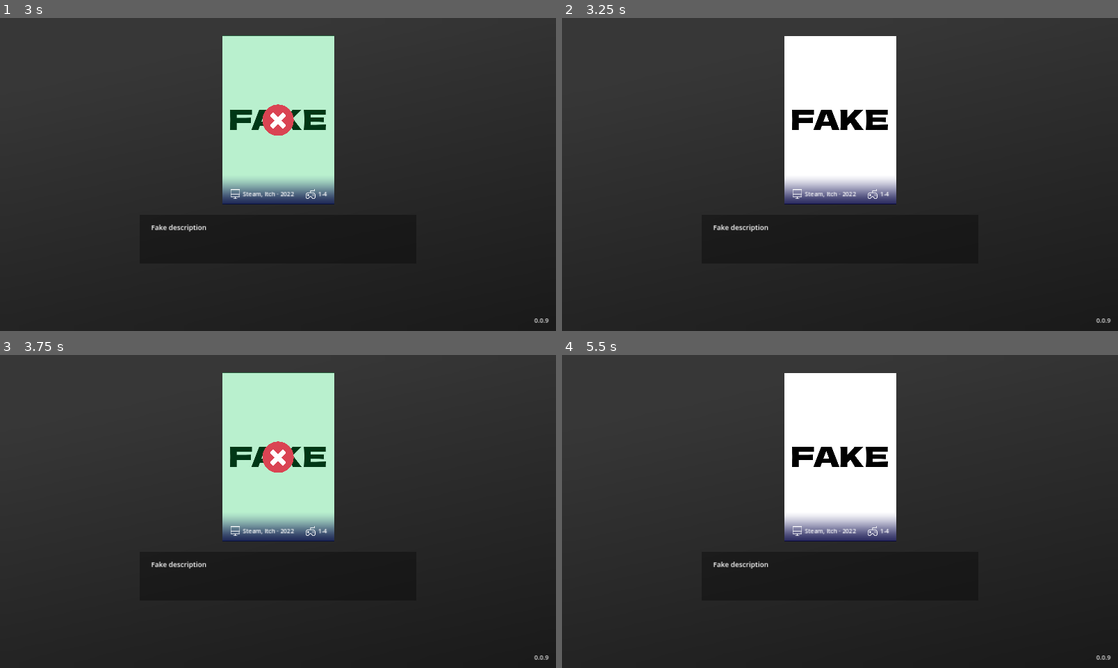
Above: before the commit, frames 1-4 (two rows, left to right).
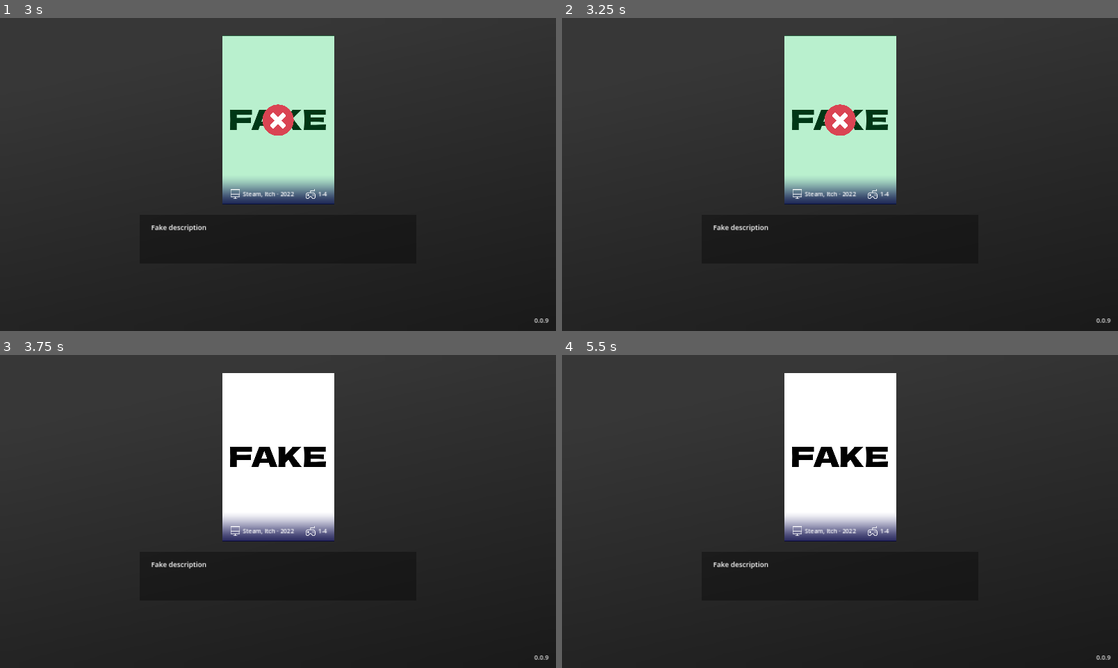
Above: after the commit, the same moments.

Repository: MrEliptik/game_launcher
Game: Godot game, scene res://scenes/app/app.tscn
Same seed, same stepped clock (60 frames per second), same inputs: the game is played once before the commit and once after it.
Inputs (mouse positions are in pixels of both pictures, inside the frame that each line leads up to):
- Up to frame 1 (3 s): move the mouse to (400, 158) at 0.52 s; hold Right (ui_right) 0.53-1.28 s; tap Enter at 1.25, 2.75 s; move the mouse to (166, 190) at 1.27 s; hold Left (ui_left) 1.28-2.03 s; tap Space at 2 s; move the mouse to (333, 105) at 2.02 s; hold Right (ui_right) from 2.03 s (still down); move the mouse to (250, 237) at 2.77 s
- Up to frame 2 (3.25 s): keep holding Right (ui_right)
- Up to frame 3 (3.75 s): tap Space at 3.5 s; move the mouse to (444, 558) at 3.52 s; release Right (ui_right) at 3.53 s; hold Left (ui_left) from 3.53 s (still down)
- Up to frame 4 (5.5 s): keep holding Left (ui_left); tap Enter at 4.25 s; move the mouse to (673, 464) at 4.27 s; tap Space at 5 s; move the mouse to (867, 511) at 5.02 s

Frame 1 is identical in both runs. In frame 2, 10% of the frame differs, in the area x 40-61%, y 5-58%; in frame 3, 10%; in frame 4, nothing differs.
Error in both runs: Invalid call. Nonexistent function 'has' in base 'Nil'. (res://shared/utils/update_checker.gd:29)

Commit message:
Add support for steam:// and .lnk

Diff:
--- a/scenes/app/scripts/app.gd
+++ b/scenes/app/scripts/app.gd
@@ -30,6 +30,11 @@
 		set_physics_process(value)
 
 var launched_game_name: String = ""
+# steam games may take a while to launch
+var shell_timeout_retries: int = 0
+var max_run_with_shell_timeout_retries: int = 15
+var is_steam_launch: bool = false
+var prev_pids: Array[int] = []
 
 func _ready() -> void:
 	# use physics process to watch for game crashes
@@ -92,6 +97,7 @@
 	timer.one_shot = false
 	timer.wait_time = 1.0
 	timer.timeout.connect(on_timer_timeout)
+	timer.timeout.connect(_crash_process)
 
 func read_launcher_config(path: String, dict: Dictionary):
 	var config = ConfigFile.new()
@@ -201,6 +207,10 @@
 
 	# Fetch the data for each section.
 	var exe_path: String = config.get_value("GAME", "executable")
+	if OS.has_feature("windows"):
+		if exe_path.get_extension() == "lnk" or exe_path.begins_with("steam://"):
+			dict["run_with_shell"] = true
+			dict["exe_name"] = config.get_value("GAME", "exe_name", "")
 	# Check if exe is "local" to the launcher or a full path
 	# If basename is the same as exe_path, it means it not a full path
 	# with subdirs, but the exe name alone
@@ -214,7 +224,7 @@
 	dict["players_nb"] = config.get_value("GAME", "players_nb")
 	dict["release_date"] = config.get_value("GAME", "release_date")
 	dict["platforms"] = config.get_value("GAME", "platforms")
-	dict["arguments"] = config.get_value("GAME", "arguments")
+	dict["arguments"] = config.get_value("GAME", "arguments", "")
 	dict["qr_url"] = config.get_value("GAME", "qr_url", "")
 	dict["qr_label"] = config.get_value("GAME", "qr_label", "")
 	dict["order"] = config.get_value("SETTINGS", "order")
@@ -235,11 +245,54 @@
 	if not games[game_name].has("executable"): return
 	games_container.can_move = false
 	var executable_path: String = games[game_name]["executable"]
-	if games[game_name].has("arguments"):
-		var args: PackedStringArray = games[game_name]["arguments"].rsplit(",", false)
-		pid_watching = OS.create_process(executable_path, args)
-	else:
-		pid_watching = OS.create_process(executable_path, [])
+	is_steam_launch = false
+	if games[game_name].has("run_with_shell"):
+		prev_pids = []
+		# get PIDs from the same process that may already be running
+		var regex: RegEx = RegEx.new()
+		# regex that matches space,any number of ints, space because of tasklist formatting
+		#                  PID
+		# fake.exe         37800 Console                    1     54,716 K
+		regex.compile("\\s\\d+\\s")
+		var output:= []
+		OS.execute("cmd.exe", ["/c", "tasklist", "|", "find", "\"" + games[game_name]["exe_name"] + "\""], output)
+		var list = output[0].split("\n")
+		for entry in list:
+			if entry.is_empty(): continue
+			prev_pids.append(int(regex.search(entry).strings[0].strip_edges()))
+
+		var dict: Dictionary = {}
+		if games[game_name].has("arguments") and not games[game_name]["arguments"].is_empty():
+			var args: PackedStringArray = games[game_name]["arguments"].rsplit(",", false)
+			dict = OS.execute_with_pipe("cmd.exe", ["/c", "start", "/b", games[game_name]["executable"], args])
+		else:
+			dict = OS.execute_with_pipe("cmd.exe", ["/c", "start", "\"" + games[game_name]["exe_name"] + "\"", "/b",games[game_name]["executable"]])
+
+
+		if games[game_name]["executable"].begins_with("steam://"):
+			is_steam_launch = true
+			shell_timeout_retries = 0
+
+		# dont bother looking for pid right away for steam launch since they take a long while
+		else:
+			OS.execute("cmd.exe", ["/c", "tasklist", "|", "find", "\"" + games[game_name]["exe_name"] + "\""], output)
+			list = output[1].split("\n")
+			for entry in list:
+				#if a PID was in the previous list it means its a preexisting process
+				if entry.is_empty(): continue
+				var pid = int(regex.search(entry).strings[0].strip_edges())
+				if pid in prev_pids: continue
+				pid_watching = pid
+
+
+	# direct executable
+	else:
+		if games[game_name].has("arguments"):
+			var args: PackedStringArray = games[game_name]["arguments"].rsplit(",", false)
+			pid_watching = OS.create_process(executable_path, args)
+		else:
+			pid_watching = OS.create_process(executable_path, [])
+
 	timer.start()
 
 	launched_game_name = game_name
@@ -254,7 +307,25 @@
 	launched_game_name = ""
 
 func on_timer_timeout() -> void:
-	if OS.is_process_running(pid_watching):
+	if is_steam_launch:
+		if shell_timeout_retries < max_run_with_shell_timeout_retries:
+			shell_timeout_retries += 1
+			return
+		else:
+			# look for PID
+			var regex: RegEx = RegEx.new()
+			regex.compile("\\s\\d+\\s")
+			var output:= []
+			OS.execute("cmd.exe", ["/c", "tasklist", "|", "find", "\"" + games[launched_game_name]["exe_name"] + "\""], output)
+			var list: PackedStringArray = output[0].split("\n")
+			for entry in list:
+				#if a PID was in the previous list it means its a preexisting process
+				if entry.is_empty(): continue
+				var pid = int(regex.search(entry).strings[0].strip_edges())
+				if pid in prev_pids: continue
+				pid_watching = pid
+
+	if is_watched_process_running():
 		print("Running")
 	else:
 		print("Stopped")
@@ -317,7 +388,11 @@
 	version_btn.uri = release["url"]
 
 # use physics process to watch for game crashes
-func _physics_process(_delta: float) -> void:
+func _crash_process() -> void:
+	if not relaunch_on_crash: return
+	# processes started from cmd have no way of getting the resulting exit code
+	if games[launched_game_name].has("run_with_shell"): return
+
 	# windows was closed or alt f4
 	if OS.get_process_exit_code(pid_watching) == 0:
 		pid_watching = -1
@@ -328,3 +403,23 @@
 	# crash / taskmanager
 	if OS.get_process_exit_code(pid_watching) > 0:
 		launch_game(launched_game_name)
+
+func is_watched_process_running() -> bool:
+	if not launched_game_name.is_empty() and games[launched_game_name].has("run_with_shell"):
+		var output:= []
+		OS.execute("cmd.exe", ["/c", "tasklist", "|", "find", "\"" +  str(pid_watching) + "\""], output)
+		# return true if pid is found
+		var regex: RegEx = RegEx.new()
+		# regex that matches space,any number of ints, space because of tasklist formatting
+		#                  PID
+		# fake.exe         37800 Console                    1     54,716 K
+		regex.compile("\\s\\d+\\s")
+		var list = output[0].split("\n")
+		var pids : Array[int] = []
+		for entry in list:
+			if entry.is_empty(): continue
+			pids.append(int(regex.search(entry).strings[0].strip_edges()))
+
+		return true if pid_watching in pids else false
+	else:
+		return OS.is_process_running(pid_watching)
